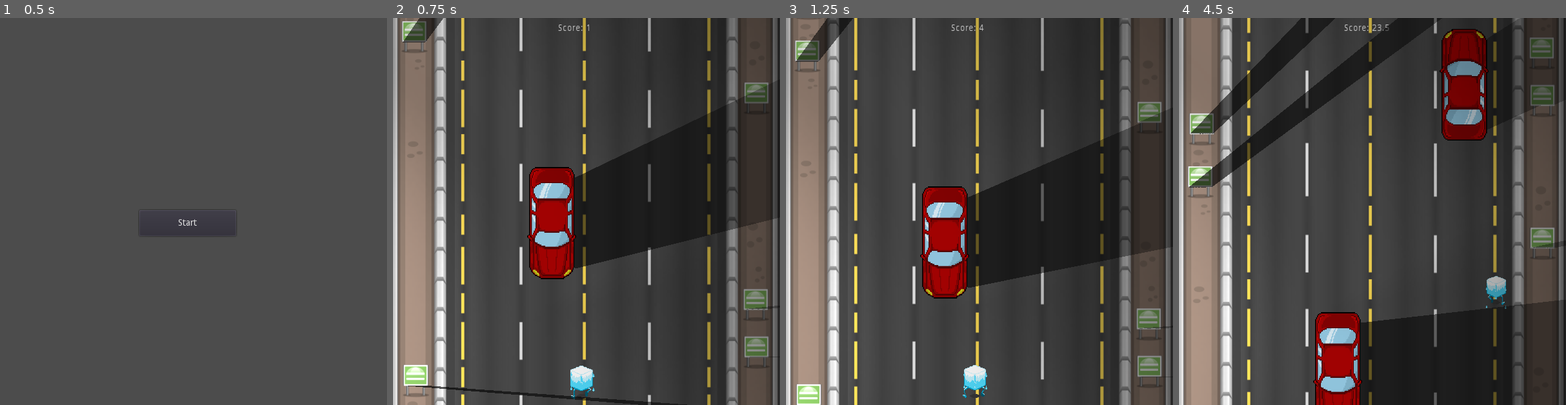
Above: before the commit, frames 1-4 (left to right).
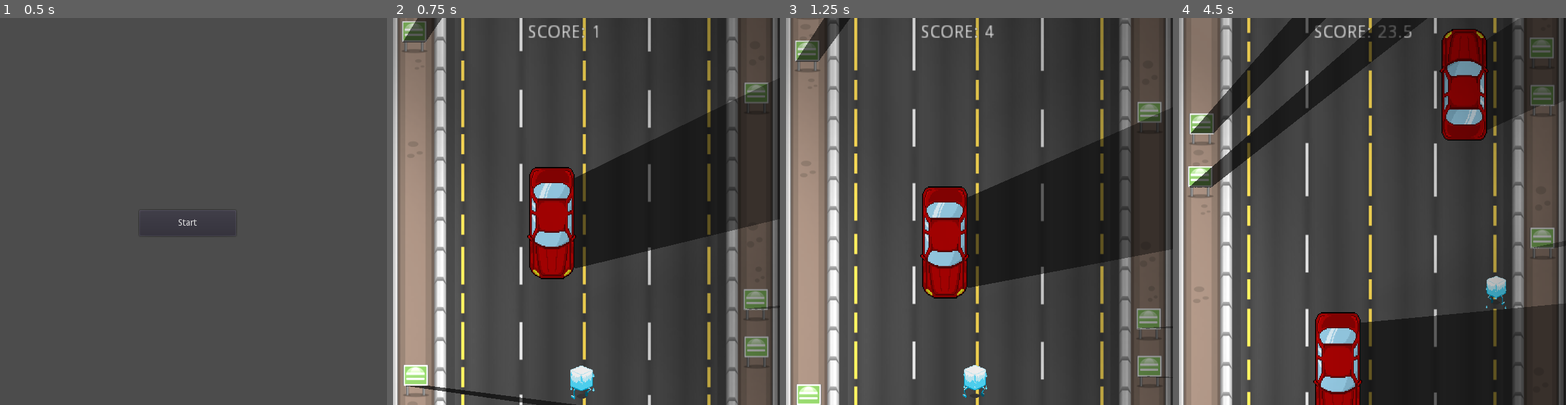
Above: after the commit, the same moments.

Repository: EPIKorial/LD50
Game: Godot game, scene res://Scenes/Menu.tscn
Two runs of this game, one before a commit and one after it. Both use one fixed random seed, a clock stepped at 60 frames per second and the inputs below.
Inputs:
- Up to frame 1 (0.5 s): no input
- Up to frame 2 (0.75 s): click "Start" at 0.5 s
- Up to frame 3 (1.25 s): no input
- Up to frame 4 (4.5 s): hold D (right) 1.28-2.03 s; hold S (down) 2.03-2.78 s; hold D (right) 2.78-3.53 s; hold Z (up) 3.53-4.28 s; hold Q (left) from 4.28 s (still down)

Frame 1 is identical in both runs. In frame 2, 1.2% of the frame differs, in the area x 2-100%, y 0-100%; in frame 3, 0.5%; in frame 4, 2.9%, in the area x 2-100%, y 0-79%.

Commit message:
Added infinite segment loading

Diff:
--- /dev/null
+++ b/Prefabs/Background2.tscn
@@ -0,0 +1,134 @@
+[gd_scene load_steps=8 format=2]
+
+[ext_resource path="res://Scenes/new_occluderpolygon2d.tres" type="OccluderPolygon2D" id=1]
+[ext_resource path="res://Scripts/ScrollingSegment.gd" type="Script" id=2]
+[ext_resource path="res://Assets/car1.png" type="Texture" id=3]
+[ext_resource path="res://Assets/background-1.png" type="Texture" id=4]
+
+[sub_resource type="RectangleShape2D" id=1]
+extents = Vector2( 241.54, 159.958 )
+
+[sub_resource type="RectangleShape2D" id=2]
+extents = Vector2( 216.465, 93.6443 )
+
+[sub_resource type="RectangleShape2D" id=3]
+extents = Vector2( 63.5968, 63.5922 )
+
+[node name="Background2" type="Sprite"]
+position = Vector2( 0, -615 )
+scale = Vector2( 0.761153, 0.949722 )
+texture = ExtResource( 4 )
+script = ExtResource( 2 )
+
+[node name="Occluders" type="Node2D" parent="."]
+position = Vector2( 0, -3.8147e-06 )
+scale = Vector2( 0.0964555, 0.137048 )
+
+[node name="KinematicBody2D6" type="KinematicBody2D" parent="Occluders"]
+position = Vector2( -3568.95, 1921.79 )
+
+[node name="CollisionShape2D" type="CollisionShape2D" parent="Occluders/KinematicBody2D6"]
+shape = SubResource( 1 )
+
+[node name="LightOccluder2D" type="LightOccluder2D" parent="Occluders/KinematicBody2D6"]
+position = Vector2( -4.66162, 62.7734 )
+scale = Vector2( 15.8138, 0.1 )
+occluder = ExtResource( 1 )
+
+[node name="KinematicBody2D7" type="KinematicBody2D" parent="Occluders"]
+position = Vector2( 3630.05, 1582.57 )
+
+[node name="CollisionShape2D" type="CollisionShape2D" parent="Occluders/KinematicBody2D7"]
+shape = SubResource( 1 )
+
+[node name="LightOccluder2D" type="LightOccluder2D" parent="Occluders/KinematicBody2D7"]
+position = Vector2( -4.66162, 62.7734 )
+scale = Vector2( 15.8138, 0.1 )
+occluder = ExtResource( 1 )
+
+[node name="KinematicBody2D8" type="KinematicBody2D" parent="Occluders"]
+position = Vector2( 3612.36, 1003.89 )
+
+[node name="CollisionShape2D" type="CollisionShape2D" parent="Occluders/KinematicBody2D8"]
+shape = SubResource( 1 )
+
+[node name="LightOccluder2D" type="LightOccluder2D" parent="Occluders/KinematicBody2D8"]
+position = Vector2( -4.66162, 62.7734 )
+scale = Vector2( 15.8138, 0.1 )
+occluder = ExtResource( 1 )
+
+[node name="KinematicBody2D9" type="KinematicBody2D" parent="Occluders"]
+position = Vector2( 3612.36, -1450.5 )
+
+[node name="CollisionShape2D" type="CollisionShape2D" parent="Occluders/KinematicBody2D9"]
+shape = SubResource( 1 )
+
+[node name="LightOccluder2D" type="LightOccluder2D" parent="Occluders/KinematicBody2D9"]
+position = Vector2( -4.66162, 62.7734 )
+scale = Vector2( 15.8138, 0.1 )
+occluder = ExtResource( 1 )
+
+[node name="KinematicBody2D10" type="KinematicBody2D" parent="Occluders"]
+position = Vector2( -3568.95, -2168.85 )
+
+[node name="CollisionShape2D" type="CollisionShape2D" parent="Occluders/KinematicBody2D10"]
+shape = SubResource( 1 )
+
+[node name="LightOccluder2D" type="LightOccluder2D" parent="Occluders/KinematicBody2D10"]
+position = Vector2( -4.66162, 62.7734 )
+scale = Vector2( 15.8138, 0.1 )
+occluder = ExtResource( 1 )
+
+[node name="Sprite" type="Sprite" parent="Occluders"]
+position = Vector2( 1982.6, -166.298 )
+rotation = 1.5708
+scale = Vector2( 3, 5 )
+texture = ExtResource( 3 )
+
+[node name="LightOccluder2D" type="LightOccluder2D" parent="Occluders/Sprite"]
+position = Vector2( 0, -95 )
+scale = Vector2( 12, 0.1 )
+occluder = ExtResource( 1 )
+
+[node name="KinematicBody2D" type="KinematicBody2D" parent="Occluders/Sprite"]
+
+[node name="CollisionShape2D" type="CollisionShape2D" parent="Occluders/Sprite/KinematicBody2D"]
+shape = SubResource( 2 )
+
+[node name="Sprite2" type="Sprite" parent="Occluders"]
+position = Vector2( 1969.78, 1401.09 )
+rotation = 1.5708
+scale = Vector2( 3, 5 )
+texture = ExtResource( 3 )
+
+[node name="LightOccluder2D" type="LightOccluder2D" parent="Occluders/Sprite2"]
+position = Vector2( 0, -95 )
+scale = Vector2( 12, 0.1 )
+occluder = ExtResource( 1 )
+
+[node name="KinematicBody2D" type="KinematicBody2D" parent="Occluders/Sprite2"]
+
+[node name="CollisionShape2D" type="CollisionShape2D" parent="Occluders/Sprite2/KinematicBody2D"]
+shape = SubResource( 2 )
+
+[node name="Sprite3" type="Sprite" parent="Occluders"]
+position = Vector2( -1271.95, -438.885 )
+rotation = -1.5708
+scale = Vector2( 3, 5 )
+texture = ExtResource( 3 )
+
+[node name="LightOccluder2D" type="LightOccluder2D" parent="Occluders/Sprite3"]
+position = Vector2( 0, 100 )
+scale = Vector2( 12, 0.1 )
+occluder = ExtResource( 1 )
+
+[node name="KinematicBody2D" type="KinematicBody2D" parent="Occluders/Sprite3"]
+
+[node name="CollisionShape2D" type="CollisionShape2D" parent="Occluders/Sprite3/KinematicBody2D"]
+shape = SubResource( 2 )
+
+[node name="KinematicBody2D" type="KinematicBody2D" parent="."]
+
+[node name="CollisionShape2D" type="CollisionShape2D" parent="KinematicBody2D"]
+shape = SubResource( 3 )
+disabled = true
--- a/Scenes/Game.tscn
+++ b/Scenes/Game.tscn
@@ -1,9 +1,10 @@
-[gd_scene load_steps=22 format=2]
+[gd_scene load_steps=23 format=2]
 
 [ext_resource path="res://Assets/light.png" type="Texture" id=1]
 [ext_resource path="res://Assets/New Piskel.png" type="Texture" id=2]
 [ext_resource path="res://Assets/spot.png" type="Texture" id=3]
 [ext_resource path="res://Scenes/new_occluderpolygon2d.tres" type="OccluderPolygon2D" id=4]
+[ext_resource path="res://Prefabs/Background2.tscn" type="PackedScene" id=5]
 [ext_resource path="res://Scripts/ScrollingSegment.gd" type="Script" id=6]
 [ext_resource path="res://Scripts/PlayerController.gd" type="Script" id=7]
 [ext_resource path="res://Assets/char/char.png" type="Texture" id=8]
@@ -180,132 +181,11 @@
 shape = SubResource( 2 )
 disabled = true
 
-[node name="Background2" type="Sprite" parent="BackgroundManager"]
-position = Vector2( 0, -615 )
-scale = Vector2( 0.761153, 0.949722 )
-texture = ExtResource( 10 )
-script = ExtResource( 6 )
-
-[node name="Occluders" type="Node2D" parent="BackgroundManager/Background2"]
-position = Vector2( 0, -3.8147e-06 )
-scale = Vector2( 0.0964555, 0.137048 )
-
-[node name="KinematicBody2D6" type="KinematicBody2D" parent="BackgroundManager/Background2/Occluders"]
-position = Vector2( -3568.95, 1921.79 )
-scale = Vector2( 1, 1 )
-
-[node name="CollisionShape2D" type="CollisionShape2D" parent="BackgroundManager/Background2/Occluders/KinematicBody2D6"]
-shape = SubResource( 13 )
-
-[node name="LightOccluder2D" type="LightOccluder2D" parent="BackgroundManager/Background2/Occluders/KinematicBody2D6"]
-position = Vector2( -4.66162, 62.7734 )
-scale = Vector2( 15.8138, 0.1 )
-occluder = ExtResource( 4 )
-
-[node name="KinematicBody2D7" type="KinematicBody2D" parent="BackgroundManager/Background2/Occluders"]
-position = Vector2( 3630.05, 1582.57 )
-scale = Vector2( 1, 1 )
-
-[node name="CollisionShape2D" type="CollisionShape2D" parent="BackgroundManager/Background2/Occluders/KinematicBody2D7"]
-shape = SubResource( 13 )
-
-[node name="LightOccluder2D" type="LightOccluder2D" parent="BackgroundManager/Background2/Occluders/KinematicBody2D7"]
-position = Vector2( -4.66162, 62.7734 )
-scale = Vector2( 15.8138, 0.1 )
-occluder = ExtResource( 4 )
-
-[node name="KinematicBody2D8" type="KinematicBody2D" parent="BackgroundManager/Background2/Occluders"]
-position = Vector2( 3612.36, 1003.89 )
-scale = Vector2( 1, 1 )
-
-[node name="CollisionShape2D" type="CollisionShape2D" parent="BackgroundManager/Background2/Occluders/KinematicBody2D8"]
-shape = SubResource( 13 )
-
-[node name="LightOccluder2D" type="LightOccluder2D" parent="BackgroundManager/Background2/Occluders/KinematicBody2D8"]
-position = Vector2( -4.66162, 62.7734 )
-scale = Vector2( 15.8138, 0.1 )
-occluder = ExtResource( 4 )
-
-[node name="KinematicBody2D9" type="KinematicBody2D" parent="BackgroundManager/Background2/Occluders"]
-position = Vector2( 3612.36, -1450.5 )
-scale = Vector2( 1, 1 )
-
-[node name="CollisionShape2D" type="CollisionShape2D" parent="BackgroundManager/Background2/Occluders/KinematicBody2D9"]
-shape = SubResource( 13 )
-
-[node name="LightOccluder2D" type="LightOccluder2D" parent="BackgroundManager/Background2/Occluders/KinematicBody2D9"]
-position = Vector2( -4.66162, 62.7734 )
-scale = Vector2( 15.8138, 0.1 )
-occluder = ExtResource( 4 )
-
-[node name="KinematicBody2D10" type="KinematicBody2D" parent="BackgroundManager/Background2/Occluders"]
-position = Vector2( -3568.95, -2168.85 )
-scale = Vector2( 1, 1 )
-
-[node name="CollisionShape2D" type="CollisionShape2D" parent="BackgroundManager/Background2/Occluders/KinematicBody2D10"]
-shape = SubResource( 13 )
-
-[node name="LightOccluder2D" type="LightOccluder2D" parent="BackgroundManager/Background2/Occluders/KinematicBody2D10"]
-position = Vector2( -4.66162, 62.7734 )
-scale = Vector2( 15.8138, 0.1 )
-occluder = ExtResource( 4 )
-
-[node name="Sprite" type="Sprite" parent="BackgroundManager/Background2/Occluders"]
-position = Vector2( 1982.6, -166.298 )
-rotation = 1.5708
-scale = Vector2( 3, 5 )
-texture = ExtResource( 9 )
-
-[node name="LightOccluder2D" type="LightOccluder2D" parent="BackgroundManager/Background2/Occluders/Sprite"]
-position = Vector2( 0, -95 )
-scale = Vector2( 12, 0.1 )
-occluder = ExtResource( 4 )
-
-[node name="KinematicBody2D" type="KinematicBody2D" parent="BackgroundManager/Background2/Occluders/Sprite"]
-
-[node name="CollisionShape2D" type="CollisionShape2D" parent="BackgroundManager/Background2/Occluders/Sprite/KinematicBody2D"]
-shape = SubResource( 12 )
-
-[node name="Sprite2" type="Sprite" parent="BackgroundManager/Background2/Occluders"]
-position = Vector2( 1969.78, 1401.09 )
-rotation = 1.5708
-scale = Vector2( 3, 5 )
-texture = ExtResource( 9 )
-
-[node name="LightOccluder2D" type="LightOccluder2D" parent="BackgroundManager/Background2/Occluders/Sprite2"]
-position = Vector2( 0, -95 )
-scale = Vector2( 12, 0.1 )
-occluder = ExtResource( 4 )
-
-[node name="KinematicBody2D" type="KinematicBody2D" parent="BackgroundManager/Background2/Occluders/Sprite2"]
-
-[node name="CollisionShape2D" type="CollisionShape2D" parent="BackgroundManager/Background2/Occluders/Sprite2/KinematicBody2D"]
-shape = SubResource( 12 )
-
-[node name="Sprite3" type="Sprite" parent="BackgroundManager/Background2/Occluders"]
-position = Vector2( -1271.95, -438.885 )
-rotation = -1.5708
-scale = Vector2( 3, 5 )
-texture = ExtResource( 9 )
-
-[node name="LightOccluder2D" type="LightOccluder2D" parent="BackgroundManager/Background2/Occluders/Sprite3"]
-position = Vector2( 0, 100 )
-scale = Vector2( 12, 0.1 )
-occluder = ExtResource( 4 )
-
-[node name="KinematicBody2D" type="KinematicBody2D" parent="BackgroundManager/Background2/Occluders/Sprite3"]
-
-[node name="CollisionShape2D" type="CollisionShape2D" parent="BackgroundManager/Background2/Occluders/Sprite3/KinematicBody2D"]
-shape = SubResource( 12 )
-
-[node name="KinematicBody2D" type="KinematicBody2D" parent="BackgroundManager/Background2"]
-
-[node name="CollisionShape2D" type="CollisionShape2D" parent="BackgroundManager/Background2/KinematicBody2D"]
-shape = SubResource( 2 )
-disabled = true
+[node name="Background2" parent="BackgroundManager" instance=ExtResource( 5 )]
+script = null
 
 [node name="Light2D" type="Light2D" parent="."]
-position = Vector2( -628.194, 241.885 )
+position = Vector2( -584.818, 226.394 )
 scale = Vector2( 5, 5 )
 texture = ExtResource( 1 )
 texture_scale = 0.5
@@ -381,11 +261,14 @@
 }
 
 [node name="score" type="Label" parent="Control"]
-margin_left = -42.1172
+margin_left = -89.0896
 margin_top = -291.066
-margin_right = 48.8828
+margin_right = 1.91037
 margin_bottom = -276.066
+rect_scale = Vector2( 2, 2 )
 text = "Score : 1000"
+valign = 1
+uppercase = true
 __meta__ = {
 "_edit_use_anchors_": false
 }
--- a/Scenes/Menu.tscn
+++ b/Scenes/Menu.tscn
@@ -21,3 +21,6 @@
 margin_right = 366.067
 margin_bottom = 338.378
 text = "Start"
+__meta__ = {
+"_edit_use_anchors_": false
+}
--- a/Scripts/ScrollingSegment.gd
+++ b/Scripts/ScrollingSegment.gd
@@ -1,14 +1,34 @@
-extends Sprite
+extends Node2D
 
 var jumpPosition = 615
 
 export var speed = 1
 
+var bgs = []
+
 func _ready():
-	pass # Replace with function body.
+	bgs.append(get_node("Background"))
+	bgs.append(get_node("Background2"))
 
 func _process(delta):
-	position.y += speed
+	if bgs.front() == null || bgs.back() == null:
+		return
+	bgs.front().position.y += speed
+	bgs.back().position.y += speed
 
-	if position.y >= jumpPosition:
-		position.y = -jumpPosition
+	if bgs.front().position.y >= jumpPosition:
+		bgs.front().position.y = -jumpPosition
+		var newBG = load("res://Prefabs/Background2.tscn").instance()
+		newBG.position = bgs.front().position
+		bgs.append(newBG)
+		add_child(newBG)
+		if bgs.size() > 2:
+			bgs.remove(0)
+	if bgs.back().position.y >= jumpPosition:
+		bgs.back().position.y = -jumpPosition
+		var newBG = load("res://Prefabs/Background2.tscn").instance()
+		newBG.position = bgs.back().position
+		bgs.append(newBG)
+		add_child(newBG)
+		if bgs.size() > 2:
+			bgs.remove(1)
Not shown: 1 places in Scenes/Game.tscn that only renumber resources
